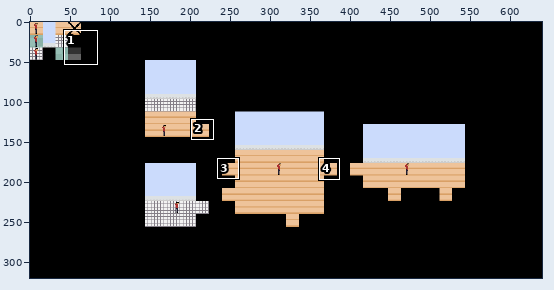
Pixel-art file -- PadlockGamePractice/assets/images/aesprite-files/tilemap.aseprite. Above, an overview of the earlier version with the close-up marked.
Close-up. First the earlier version:
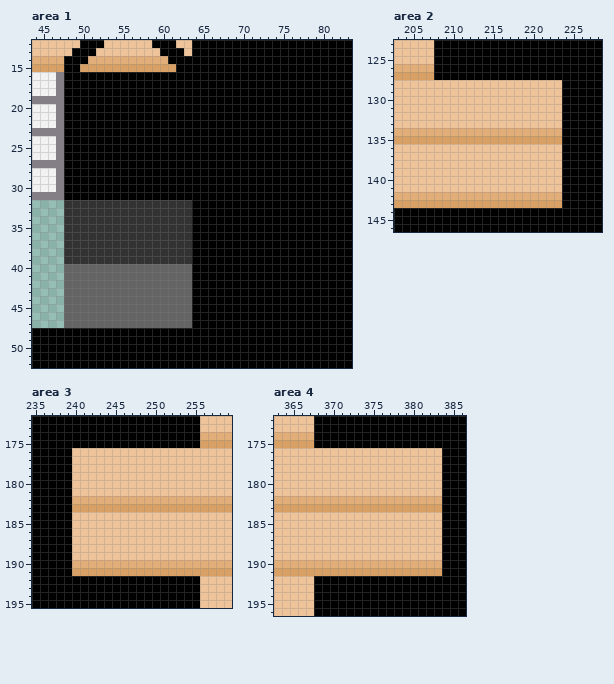
640x320 pixels, 1 frame. Colours within 5 levels of each other are drawn and written as one. Shown: area 1: x 44..83, y 12..52; area 2: x 203..228, y 123..146; area 3: x 235..259, y 172..195; area 4: x 363..386, y 172..196. The commit also changed other parts of the picture, which this record leaves out.
After the commit:
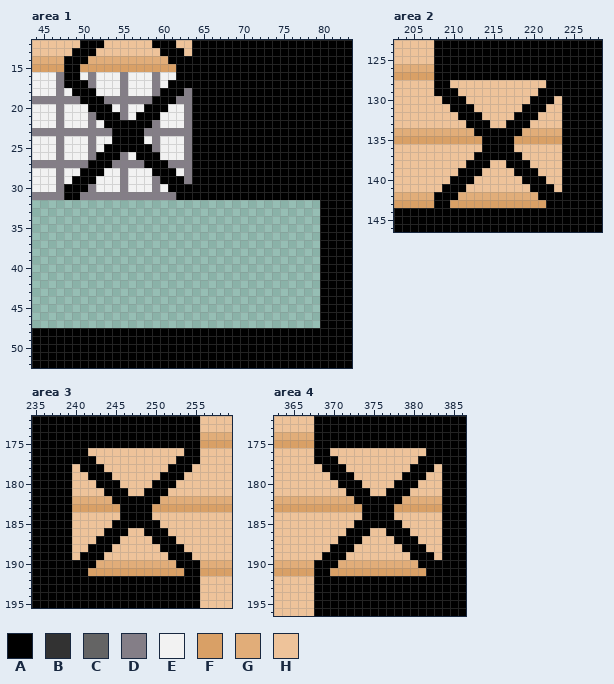
Palette (. is transparent): A #000000  B #323232  C #646464  D #847e87  E #f2f2f2  F #d9a066  G #e1ad79  H #eec39a
Diff:
Area 1, layer "concept":
y 16: x 50..61 AAAAAAAAAAAA -> EDEEEDEEEDEE
y 17: x 51..60 AAAAAAAAAA -> DEEEDEEEDE
y 18: x 48 A -> E; x 52..59 AAAAAAAA -> EEEDEEED; x 63 A -> D
y 19: x 48..49 AA -> DD; x 53..58 AAAAAA -> DDDDDD; x 62..63 AA -> DD
y 20: x 48..50 AAA -> EEE; x 54..57 AAAA -> EDEE; x 61..63 AAA -> EED
y 21: x 48..51 AAAA -> EEED; x 55..56 AA -> DE; x 60..63 AAAA -> EEED
y 22: x 48..52 AAAAA -> EEEDE; x 59..63 AAAAA -> DEEED
y 23: x 48..53 AAAAAA -> DDDDDD; x 58..63 AAAAAA -> DDDDDD
y 24: x 48..53 AAAAAA -> EEEDEE; x 58..63 AAAAAA -> EDEEED
y 25: x 48..52 AAAAA -> EEEDE; x 59..63 AAAAA -> DEEED
y 26: x 48..51 AAAA -> EEED; x 55..56 AA -> DE; x 60..63 AAAA -> EEED
y 27: x 48..50 AAA -> DDD; x 54..57 AAAA -> DDDD; x 61..63 AAA -> DDD
y 28: x 48..49 AA -> EE; x 53..58 AAAAAA -> EEDEEE; x 62..63 AA -> ED
y 29: x 48 A -> E; x 52..59 AAAAAAAA -> EEEDEEED; x 63 A -> D
y 30: x 51..60 AAAAAAAAAA -> DEEEDEEEDE
y 31: x 50..61 AAAAAAAAAAAA -> DDDDDDDDDDDD
y 32..39: x 48..79 BBBBBBBBBBBBBBBBAAAAAAAAAAAAAAAA -> ................................
y 40..47: x 48..79 CCCCCCCCCCCCCCCCAAAAAAAAAAAAAAAA -> ................................
Area 2, layer "concept":
y 128: x 208..209 HH -> AA; x 222..223 HH -> AA
y 129: x 208..210 HHH -> AAA; x 221..223 HHH -> AAA
y 130: x 209..211 HHH -> AAA; x 220..222 HHH -> AAA
y 131: x 210..212 HHH -> AAA; x 219..221 HHH -> AAA
y 132: x 211..213 HHH -> AAA; x 218..220 HHH -> AAA
y 133: x 212..214 HHH -> AAA; x 217..219 HHH -> AAA
y 134: x 213..218 GGGGGG -> AAAAAA
y 135: x 214..217 FFFF -> AAAA
y 136: x 214..217 HHHH -> AAAA
y 137: x 213..218 HHHHHH -> AAAAAA
y 138: x 212..214 HHH -> AAA; x 217..219 HHH -> AAA
y 139: x 211..213 HHH -> AAA; x 218..220 HHH -> AAA
y 140: x 210..212 HHH -> AAA; x 219..221 HHH -> AAA
y 141: x 209..211 HHH -> AAA; x 220..222 HHH -> AAA
y 142: x 208..210 GGG -> AAA; x 221..223 GGG -> AAA
y 143: x 208..209 FF -> AA; x 222..223 FF -> AA
Area 3, layer "concept":
y 176: x 240..241 HH -> AA; x 254..255 HH -> AA
y 177: x 240..242 HHH -> AAA; x 253..255 HHH -> AAA
y 178: x 241..243 HHH -> AAA; x 252..254 HHH -> AAA
y 179: x 242..244 HHH -> AAA; x 251..253 HHH -> AAA
y 180: x 243..245 HHH -> AAA; x 250..252 HHH -> AAA
y 181: x 244..246 HHH -> AAA; x 249..251 HHH -> AAA
y 182: x 245..250 GGGGGG -> AAAAAA
y 183: x 246..249 FFFF -> AAAA
y 184: x 246..249 HHHH -> AAAA
y 185: x 245..250 HHHHHH -> AAAAAA
y 186: x 244..246 HHH -> AAA; x 249..251 HHH -> AAA
y 187: x 243..245 HHH -> AAA; x 250..252 HHH -> AAA
y 188: x 242..244 HHH -> AAA; x 251..253 HHH -> AAA
y 189: x 241..243 HHH -> AAA; x 252..254 HHH -> AAA
y 190: x 240..242 GGG -> AAA; x 253..255 GGG -> AAA
y 191: x 240..241 FF -> AA; x 254..255 FF -> AA
Area 4, layer "concept":
y 176: x 368..369 HH -> AA; x 382..383 HH -> AA
y 177: x 368..370 HHH -> AAA; x 381..383 HHH -> AAA
y 178: x 369..371 HHH -> AAA; x 380..382 HHH -> AAA
y 179: x 370..372 HHH -> AAA; x 379..381 HHH -> AAA
y 180: x 371..373 HHH -> AAA; x 378..380 HHH -> AAA
y 181: x 372..374 HHH -> AAA; x 377..379 HHH -> AAA
y 182: x 373..378 GGGGGG -> AAAAAA
y 183: x 374..377 FFFF -> AAAA
y 184: x 374..377 HHHH -> AAAA
y 185: x 373..378 HHHHHH -> AAAAAA
y 186: x 372..374 HHH -> AAA; x 377..379 HHH -> AAA
y 187: x 371..373 HHH -> AAA; x 378..380 HHH -> AAA
y 188: x 370..372 HHH -> AAA; x 379..381 HHH -> AAA
y 189: x 369..371 HHH -> AAA; x 380..382 HHH -> AAA
y 190: x 368..370 GGG -> AAA; x 381..383 GGG -> AAA
y 191: x 368..369 FF -> AA; x 382..383 FF -> AA
